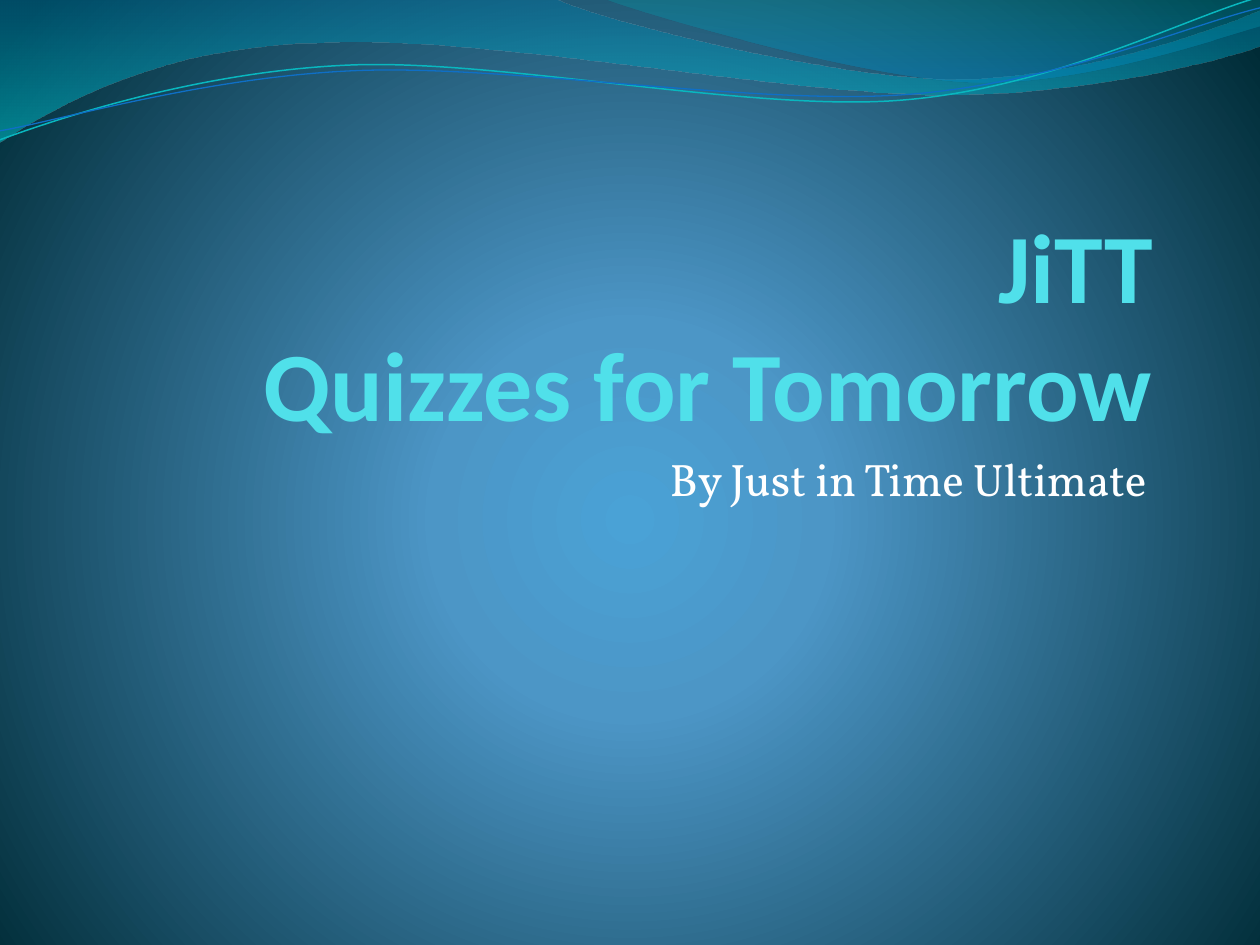
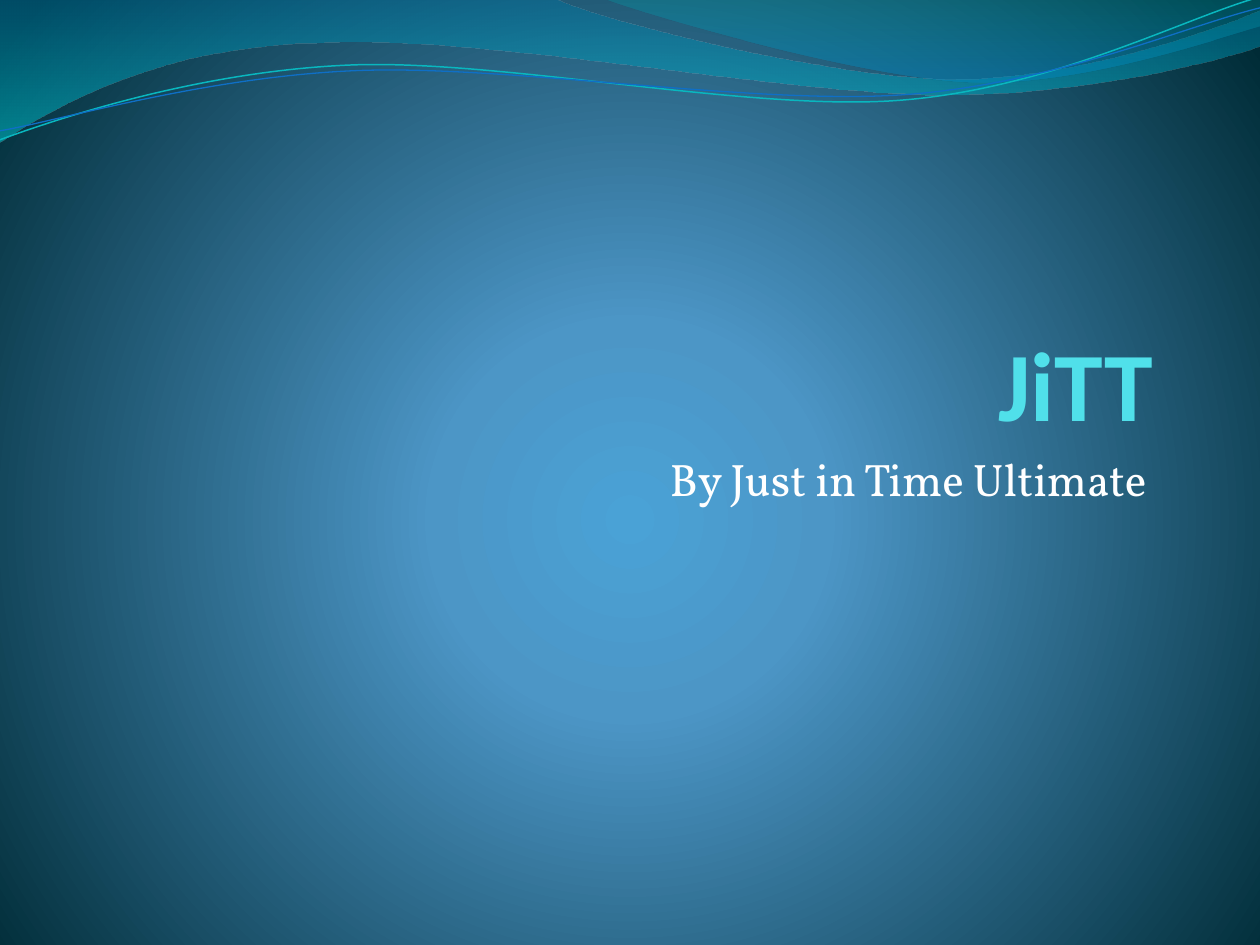
Before and after one commit to bubber11/JiTU-CS, a slide deck: slide 1 of Phase III Presentation.pptx. Drawn at 1260x945 pixels with LibreOffice and Linux fonts; fonts in the diff are those of the drawing. Boxes give left, top, right and bottom in pixels: in the first picture for what was removed or moved away, otherwise in the second. Text is boxed around its words. In the diff, an @@ line names an element or a change of style, - is before the commit and + after.

```diff
--- a/Phase III Presentation.pptx
+++ b/Phase III Presentation.pptx
@@ title at bbox=[998, 352, 1153, 422]: text changed @@
-JiTT
-Quizzes for Tomorrow
+JiTT
```
Also in this commit, not shown: 3 other slides changed, 3 slides added, 1 slide removed.
